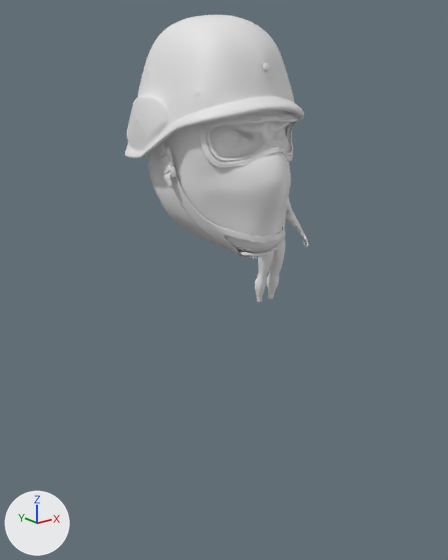
A saved change to the Blender file Blender/Files/Base Body.blend.
Rendered twice from a 50 mm lens placed at (-13.61, -10.15, 4.79), pointed at (-4.99, 0.63, 0.48). The lights are fixed; the arrows at lower left show +X, +Y and +Z.

The older version as bpy lines, for what is in view:
```python
ob_cube = bpy.data.objects.new('Cube', me_cube)
ob_cube.location = (-0.02, 4.24, 1.85)
ob_cube.scale = (0.141, 0.141, 0.141)
ob_cube_001 = bpy.data.objects.new('Cube.001', me_cube_001)
ob_cube_001.location = (-7.87, -3.78, 4.27)
ob_cube_001.scale = (1.07, 1.07, 1.07)
ob_cube_002 = bpy.data.objects.new('Cube.002', me_cube_003)
ob_cube_002.location = (-7.87, -3.84, 4.27)
ob_cube_002.scale = (1.07, 1.07, 1.07)
ob_cube_003 = bpy.data.objects.new('Cube.003', me_cube_002)
ob_cube_003.location = (-8.84, -2.92, 3.79)
ob_cube_003.rotation_euler = (6.283, 4.347, -1.571)  # degrees (360, 249, -90)
ob_cube_003.scale = (0.0297, 0.0297, 0.0297)
ob_plane = bpy.data.objects.new('Plane', me_plane)
ob_plane.location = (-7.87, -3.91, 4.39)
ob_plane.rotation_euler = (1.571, 0.0, 0.0)  # degrees (90, 0, 0)
ob_plane.scale = (0.117, 0.117, 0.117)
ob_plane_001 = bpy.data.objects.new('Plane.001', me_plane_001)
ob_plane_001.location = (-7.89, -2.78, 4.5)
ob_plane_001.rotation_euler = (1.571, 0.0, 0.0)  # degrees (90, 0, 0)
ob_plane_001.scale = (1.01, 1.01, 1.01)
ob_plane_002 = bpy.data.objects.new('Plane.002', me_plane_002)
ob_plane_002.location = (-7.87, -3.84, 4.46)
ob_plane_002.rotation_euler = (1.419, 0.0, 0.0)  # degrees (81, 0, 0)
ob_plane_002.scale = (0.127, 0.127, 0.127)
```
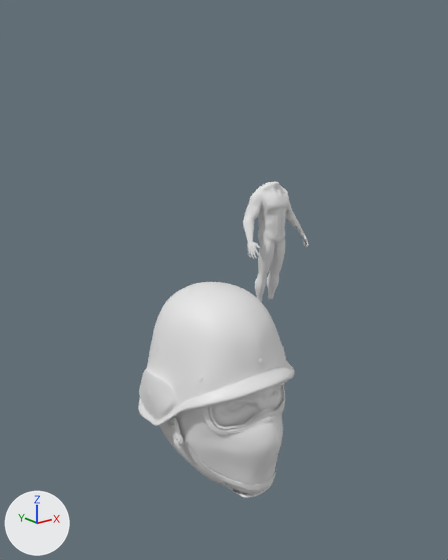
Boxes [x1, y1, x2, y2] around the edits, measured in the pictures (448 x 560 px; the box of a moved part takes in the faces that stretch with it):
```json
{"object": "Plane.001", "change": "reshaped, moved", "before": [125, 15, 304, 257], "after": [138, 282, 295, 498], "on screen": "12% narrower, 11% shorter"}
{"object": "Plane", "change": "moved", "before": [147, 111, 291, 253], "after": [159, 407, 283, 494]}
{"object": "Cube.001", "change": "moved", "before": [211, 122, 290, 157], "after": [213, 387, 281, 426]}
{"object": "Plane.002", "change": "moved", "before": [200, 114, 298, 168], "after": [203, 381, 286, 434]}
{"object": "Cube.003", "change": "moved", "before": [160, 148, 176, 179], "after": [168, 418, 183, 445]}
{"object": "Cube.002", "change": "moved", "before": [224, 131, 283, 144], "after": [225, 391, 274, 412]}
{"part": 1, "of": "me_plane_001", "change": "moved or reshaped", "before": [263, 63, 269, 71], "after": [259, 358, 264, 364]}
{"part": 2, "of": "me_plane_001", "change": "rebuilt", "before": [237, 246, 277, 257], "after": [233, 483, 272, 498]}
{"part": 3, "of": "me_plane_001", "change": "rebuilt", "before": [158, 138, 169, 157], "after": [169, 416, 177, 424]}
{"part": 4, "of": "me_plane_001", "change": "moved or reshaped", "before": [125, 23, 304, 257], "after": [138, 299, 295, 495]}
{"object": "Cube", "change": "unchanged, uncovered by the edit", "before": [250, 196, 308, 302], "after": [243, 182, 308, 302]}
```

Scene script edits in JSON lines:
```json
{"block": "me_plane_001", "where": "# used by ob_plane_001; location = (-7.89, -2.78, 4.5); rotation_euler = (1.571, 0.0, 0.0), in degrees (90, 0, 0); scale = (1.01, 1.01, 1.01)"}
{"op": "remove", "block": "me_plane_001", "code": "me_plane_001.from_pydata(...)  # 2167 vertices, 2156 faces; spans x -1.21..1.19, y -2.02..1.23, z -1.31..1.33"}
{"op": "add", "block": "me_plane_001", "code": "me_plane_001.from_pydata(...)  # 2154 vertices, 2145 faces; spans x -1.18..1.19, y -2.02..1.23, z -1.23..1.33"}
{"block": "me_plane_001", "change": "me_plane_001 part 1: the loose piece of 49 vertices spanning x -0.06..0.04, y 0.46..0.57, z 1.05..1.11 is turned 11.6 degrees about the x axis through its middle, then moved by (0.0, -0.17, 0.01)"}
{"block": "me_plane_001", "change": "me_plane_001 part 2: the loose piece of 64 vertices spanning x -0.28..0.32, y -2.01..-1.89, z 0.67..1.1 is rebuilt with 64 vertices and now spans x -0.27..0.33, y -2.01..-1.89, z 0.67..1.1"}
{"block": "me_plane_001", "change": "me_plane_001 part 3: the loose piece of 28 vertices spanning x -0.99..-0.9, y -0.66..-0.1, z -0.1..0.18 is rebuilt with 28 vertices and now spans x -0.98..-0.88, y -0.85..-0.3, z -0.1..0.18"}
{"block": "me_plane_001", "change": "me_plane_001 part 4: 16 vertices moved within x -0.84..0.95, y -1.99..0.66, z 0.3..1.22; 1314 vertices removed from x -1.21..1.19, y -2.02..0.91, z -1.31..1.23; 1275 vertices added at x -1.18..1.19, y -2.02..0.9, z -1.23..1.23"}
{"op": "set", "path": "ob_cube_003.location", "old": "(-8.84, -2.92, 3.79)", "new": "(-8.84, -2.93, -0.36)"}
{"op": "set", "path": "ob_plane_002.location", "old": "(-7.87, -3.84, 4.46)", "new": "(-7.87, -3.84, 0.5)"}
{"op": "set", "path": "ob_plane_001.location", "old": "(-7.89, -2.78, 4.5)", "new": "(-7.89, -2.78, 0.54)"}
{"op": "set", "path": "ob_plane.location", "old": "(-7.87, -3.91, 4.39)", "new": "(-7.87, -3.91, 0.43)"}
{"op": "set", "path": "ob_cube_002.location", "old": "(-7.87, -3.84, 4.27)", "new": "(-7.87, -3.78, 0.31)"}
{"op": "set", "path": "ob_cube_001.location", "old": "(-7.87, -3.78, 4.27)", "new": "(-7.87, -3.78, 0.31)"}
```
